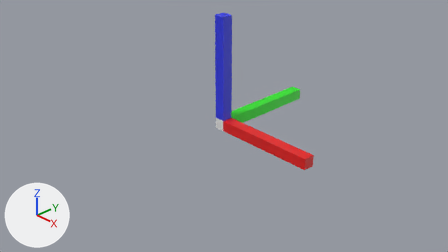
Renders of the Blender file blender/axis.blend from each side of a commit.
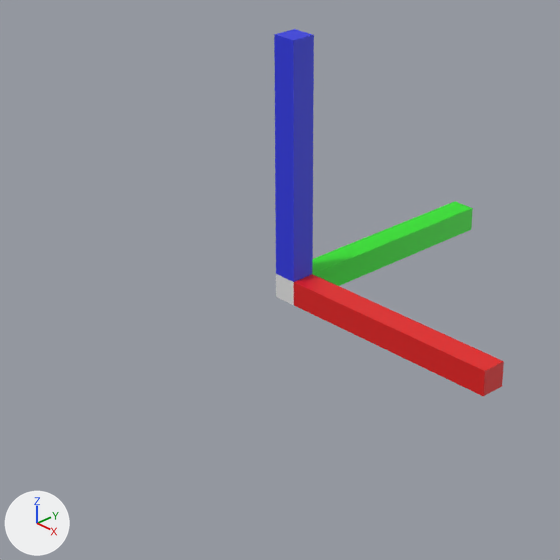
There are two pictures of each version: one from the file's camera 'Camera', one close up on the part from 22% to 75% of the width and 0% to 95% of the height. Arrows for +X, +Y and +Z are at lower left; the lights stay in place.

In view in the first close-up: 'x-axis', 'y-axis', 'z-axis'.
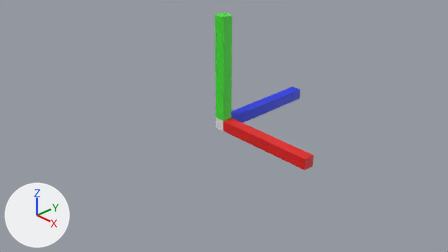
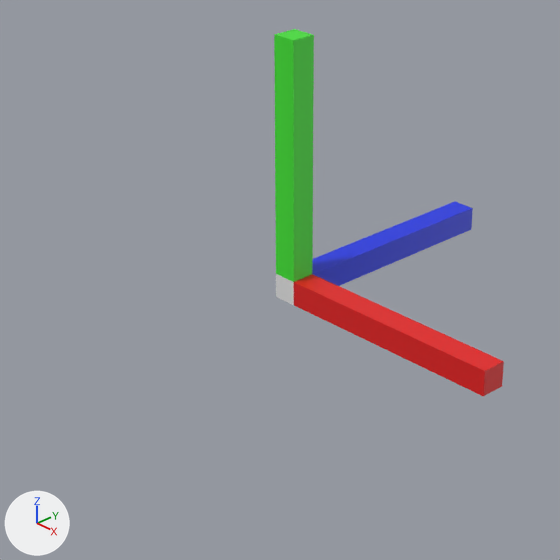
Location of each change, (x1, y1, x2, y2) in pixels of the close-ups (560 x 560 px):
'z-axis', recoloured (blue to green)
    both: (274, 29, 314, 282)
'y-axis', recoloured (green to blue)
    both: (312, 202, 473, 286)

Edits to the bpy script that builds the scene:
```text
Change me_cube_002:
    where me_cube_002.from_pydata(...)  # 8 vertices, 5 faces; spans x -1.0..1.0, y 1.0..20.0, z -1.0..1.0
    remove me_cube_002.materials.append(mat_green)  # green #2ae721
    add me_cube_002.materials.append(mat_blue)  # blue #2f39e7
Change me_cube_003:
    where me_cube_003.from_pydata(...)  # 8 vertices, 5 faces; spans x -1.0..1.0, y -1.0..1.0, z 1.0..20.0
    remove me_cube_003.materials.append(mat_blue)  # blue #2f39e7
    add me_cube_003.materials.append(mat_green)  # green #2ae721
```
